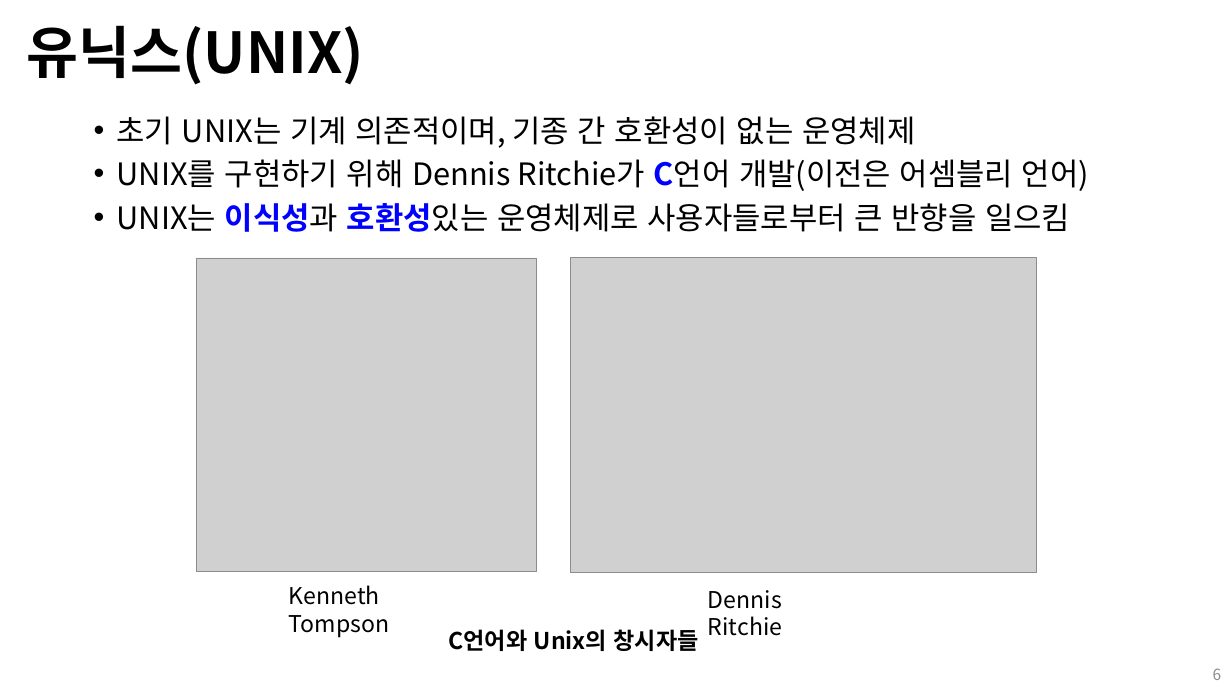
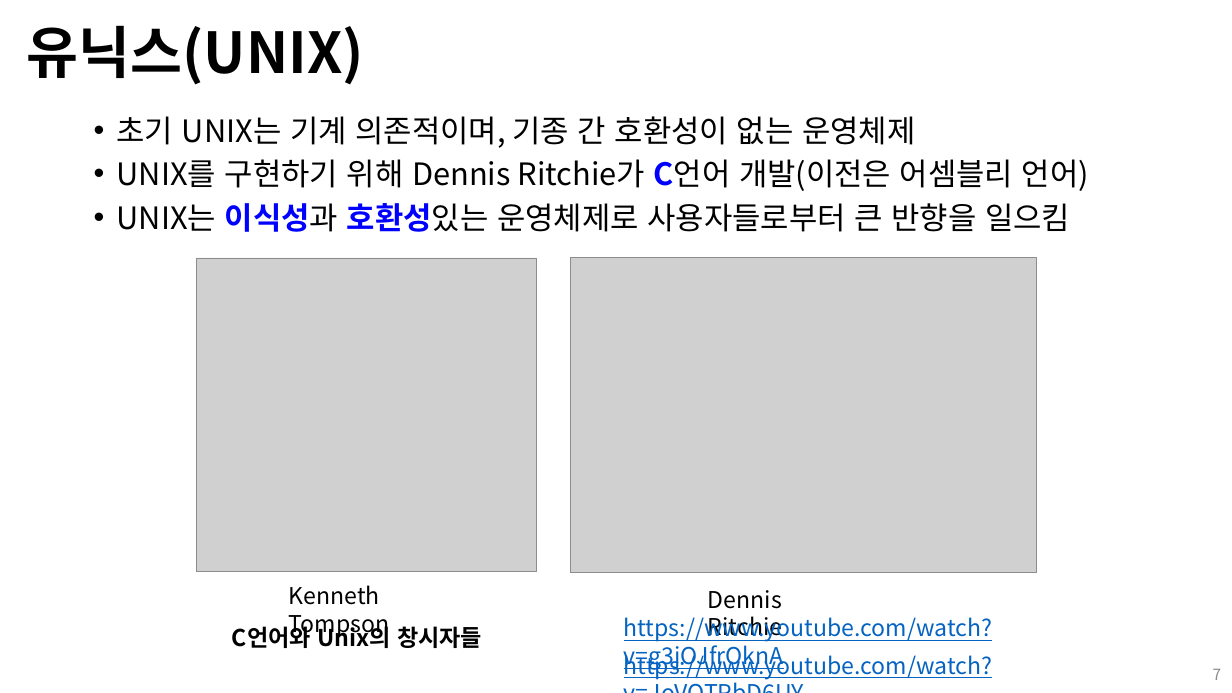
Before and after one commit to Open-Source-Programming/OpenSource-Lec, a slide deck: slide 7 of 01-linux.pptx (slide 6 before the commit). Drawn at 1232x693 pixels with LibreOffice and Linux fonts; fonts in the diff are those of the drawing; grey boxes stand for pictures. Boxes give left, top, right and bottom in pixels: in the first picture for what was removed or moved away, otherwise in the second. Text is boxed around its words. In the diff, an @@ line names an element or a change of style, - is before the commit and + after.

```diff
--- a/01-linux.pptx
+++ b/01-linux.pptx
@@ text "C언어와 Unix의 창시자들": place and size @@
-text "C언어와 Unix의 창시자들" at box(448, 629, 699, 651)
+text "C언어와 Unix의 창시자들" at box(232, 623, 482, 648)
@@ text added at box(624, 616, 992, 670), 18 pt, text #0563C1, underline @@
+https://www.youtube.com/watch?v=g3jOJfrOknA
@@ text added at box(624, 650, 992, 679), 18 pt, text #0563C1, underline @@
+https://www.youtube.com/watch?v=JoVQTPbD6UY
@@ page number at box(1213, 669, 1222, 680): text changed @@
-6
+7
```
Also in this commit, not shown: 9 other slides changed, 1 slide added.
